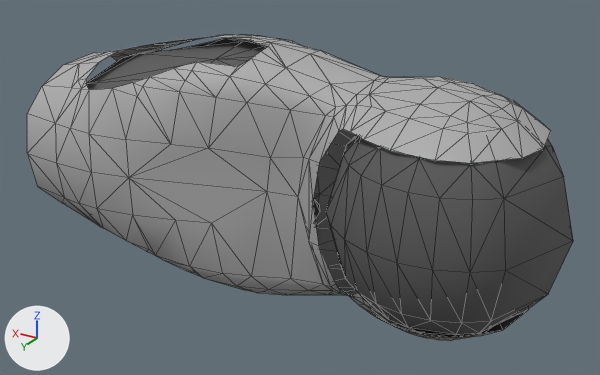
Renders of the COLLADA model src/resources/urdf/romeo/collision/RShoulderYaw.dae from each side of a commit.
Both versions are drawn from a 50 mm lens placed at (-0.098, 0.272, 0.132), pointed at (0.068, -0.004, -0.006). The lights are fixed; the arrows at lower left show +X, +Y and +Z. Mesh edges are drawn as thin lines. Where no turn or scale is listed for an object, it has been applied to the vertices.

In view in the first picture: 'RShoulderYaw_1', 'RShoulderYaw_2'.
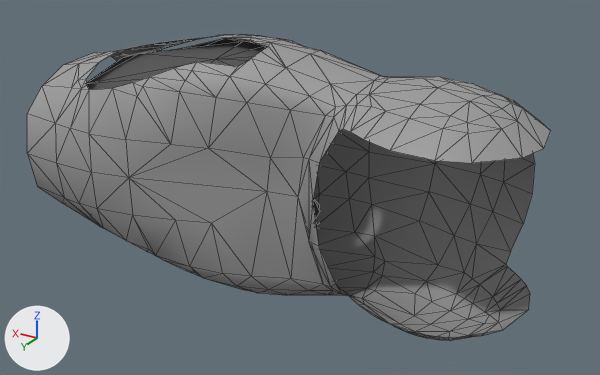
Boxes [x1, y1, x2, y2] around the edits, measured in the pictures (600 x 375 px):
'RShoulderYaw_2', reshaped: before [87, 38, 573, 337]; after [87, 38, 320, 220]
part 1 of me_shapeindexedfaces_045, deleted: before [326, 136, 573, 337]

The change, as a diff of the scene's bpy script:
```diff
--- a/src/resources/urdf/romeo/collision/RShoulderYaw.dae.py
+++ b/src/resources/urdf/romeo/collision/RShoulderYaw.dae.py
@@ me_shapeindexedfaces_045 @@
 # used by ob_rshoulderyaw_2; location = (0.0, 0.0, 0.0)
-me_shapeindexedfaces_045.from_pydata(...)  # 169 vertices, 259 faces; spans x -0.046..0.166, y -0.046..0.046, z -0.053..0.053
+me_shapeindexedfaces_045.from_pydata(...)  # 69 vertices, 63 faces; spans x 0.077..0.166, y -0.043..0.032, z -0.053..0.053
+# me_shapeindexedfaces_045 part 1: the loose piece of 100 vertices spanning x -0.046..0.046, y -0.046..0.046, z -0.045..0.045 is deleted
+# me_shapeindexedfaces_045 part 2: the surface is now shaded flat
 me_shapeindexedfaces_045.materials.append(mat_material_043)
```
